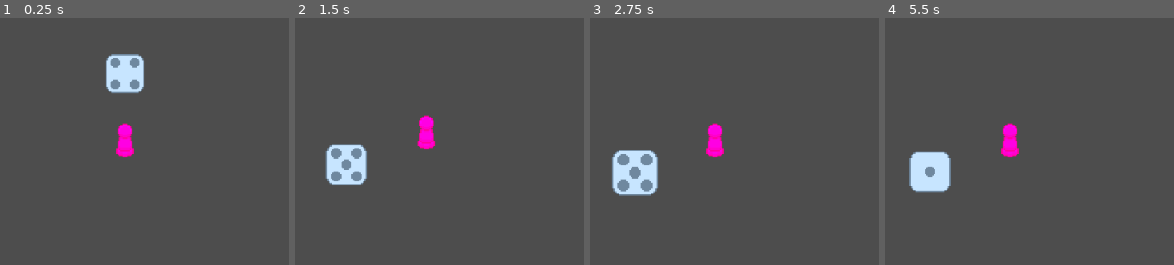
Above: before the commit, frames 1-4 (left to right).
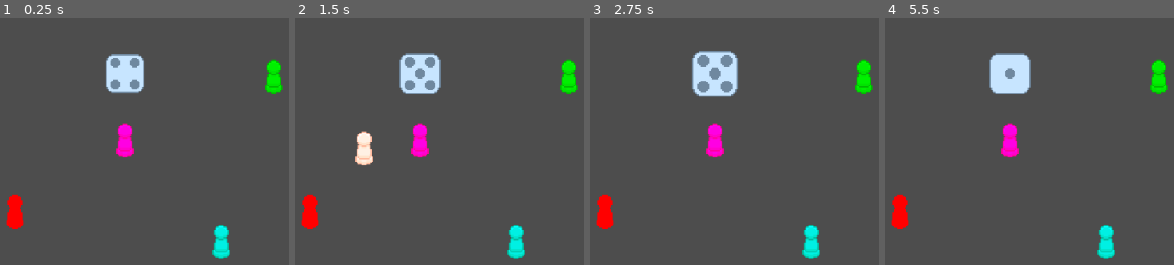
Above: after the commit, the same moments.

Repository: EnderS4m/SmorgasBoard
Game: Godot game, scene res://scenes/Main.tscn
Two runs of this game, one before a commit and one after it. Both use one fixed random seed, a clock stepped at 60 frames per second and the inputs below.
Inputs (mouse positions are in pixels of both pictures, inside the frame that each line leads up to):
- Up to frame 1 (0.25 s): no input
- Up to frame 2 (1.5 s): tap Enter at 0.5 s; drag from (419, 141) to (500, 40) at 0.52 s; drag from (outside the picture) to (442, 111) at 1.27 s
- Up to frame 3 (2.75 s): move the mouse to (795, 40) at 2.02 s; click (795, 40) at 2.1 s
- Up to frame 4 (5.5 s): drag from (968, 230) to (outside the picture) at 2.77 s; move the mouse to (outside the picture) at 3.52 s; click (outside the picture) at 3.6 s; drag from (outside the picture) to (1009, 141) at 4.27 s; move the mouse to (1049, 139) at 5.02 s; click (1049, 139) at 5.1 s

The runs differ from the first frame. In frame 1, 2.0% of the frame differs, in the area x 2-98%, y 16-98%; in frame 2, 8.0%, in the area x 2-98%, y 14-98%; in frame 3, 7.7%; in frame 4, 6.6%.

Commit message:
I am the greatest programmer to ever live
I fixed all my problems, I'm the best, I'm awesome and amazing, everyone should applaud my genius.

I fixed that issue by pretty much removing the possibility of that issue, I am pretty sure, at least. I have also made the framework for moving from tile to tile on the board, so, uh, hooray!!!!

Diff:
--- a/project.godot
+++ b/project.godot
@@ -33,6 +33,11 @@
 ]
 }
 
+[layer_names]
+
+2d_physics/layer_1="PlayerPiece"
+2d_physics/layer_2="AllowedBoardTile"
+
 [rendering]
 
 textures/canvas_textures/default_texture_filter=0
--- a/scenes/Main.tscn
+++ b/scenes/Main.tscn
@@ -1,8 +1,12 @@
-[gd_scene load_steps=4 format=3 uid="uid://dug2kgqgvg4bu"]
+[gd_scene load_steps=6 format=3 uid="uid://dug2kgqgvg4bu"]
 
 [ext_resource type="PackedScene" uid="uid://1vm1vmbay2x7" path="res://scenes/entity/player_piece.tscn" id="1_elqb8"]
 [ext_resource type="PackedScene" uid="uid://dplfoqijp7lxg" path="res://scenes/entity/dice.tscn" id="2_rvslj"]
 [ext_resource type="PackedScene" uid="uid://dhro8ynh38ub0" path="res://scenes/utility/camera_system.tscn" id="3_0bbpv"]
+[ext_resource type="Texture2D" uid="uid://bc25phqb6y322" path="res://assets/sprites/entity/placeholder_player_pawn.png" id="4_rarhs"]
+
+[sub_resource type="RectangleShape2D" id="RectangleShape2D_vcsgt"]
+size = Vector2(28, 30)
 
 [node name="Main" type="Node2D"]
 
@@ -13,5 +17,38 @@
 
 [node name="CameraSystem" parent="." instance=ExtResource("3_0bbpv")]
 
+[node name="Sprite2D" type="Sprite2D" parent="."]
+modulate = Color(0, 1, 0, 1)
+position = Vector2(119, -51)
+texture = ExtResource("4_rarhs")
+
+[node name="Area2D" type="Area2D" parent="Sprite2D"]
+collision_layer = 2
+
+[node name="CollisionShape2D" type="CollisionShape2D" parent="Sprite2D/Area2D"]
+shape = SubResource("RectangleShape2D_vcsgt")
+
+[node name="Sprite2D2" type="Sprite2D" parent="."]
+modulate = Color(0, 1, 1, 1)
+position = Vector2(77, 81)
+texture = ExtResource("4_rarhs")
+
+[node name="Area2D" type="Area2D" parent="Sprite2D2"]
+collision_layer = 2
+
+[node name="CollisionShape2D" type="CollisionShape2D" parent="Sprite2D2/Area2D"]
+shape = SubResource("RectangleShape2D_vcsgt")
+
+[node name="Sprite2D3" type="Sprite2D" parent="."]
+modulate = Color(1, 0, 0, 1)
+position = Vector2(-88, 57)
+texture = ExtResource("4_rarhs")
+
+[node name="Area2D" type="Area2D" parent="Sprite2D3"]
+collision_layer = 2
+
+[node name="CollisionShape2D" type="CollisionShape2D" parent="Sprite2D3/Area2D"]
+shape = SubResource("RectangleShape2D_vcsgt")
+
 [connection signal="dice_result" from="Dice" to="PlayerPiece" method="_on_dice_dice_result"]
 [connection signal="player_home" from="PlayerPiece" to="CameraSystem" method="_on_player_home_update"]
--- a/scenes/entity/player_piece.tscn
+++ b/scenes/entity/player_piece.tscn
@@ -11,11 +11,14 @@
 script = ExtResource("2_t2i5i")
 
 [node name="Area2D" type="Area2D" parent="."]
+collision_mask = 2
 
 [node name="CollisionShape2D" type="CollisionShape2D" parent="Area2D"]
 position = Vector2(0, 0.5)
 shape = SubResource("RectangleShape2D_t2i5i")
 
+[connection signal="area_entered" from="Area2D" to="." method="_on_area_2d_area_entered"]
+[connection signal="area_exited" from="Area2D" to="." method="_on_area_2d_area_exited"]
 [connection signal="input_event" from="Area2D" to="." method="_on_area_2d_input_event"]
 [connection signal="mouse_entered" from="Area2D" to="." method="_on_area_2d_mouse_entered"]
 [connection signal="mouse_exited" from="Area2D" to="." method="_on_area_2d_mouse_exited"]
--- a/scripts/entity/player_piece.gd
+++ b/scripts/entity/player_piece.gd
@@ -7,6 +7,9 @@
 
 var mouseHovered: bool = false
 var selected: bool = false
+var onLegalTile: bool = false
+
+var touchingArea2D: Area2D
 
 var baseScale: Vector2
 var hoverScaleFactor: float = 1.25
@@ -26,19 +29,14 @@
 	else:
 		scale = (baseScale / 2) + (scale / 2)
 
-
 	handleDraggingSprite(0.1)
 
 # For dragging the sprite around
-#func _on_area_2d_input_event(_viewport, event, _shape_idx):
-	#if event is InputEventMouseButton and event.button_index == MOUSE_BUTTON_LEFT:
-	#if Input.is_action_just_pressed("Left Click"):
-		#selected = true
-	#elif Input.is_action_just_released("Left Click"):
-		#selected = false
-		#homePos = get_global_mouse_position()
-		#player_home.emit(homePos)
-	#pass
+func _on_area_2d_input_event(_viewport, event, _shape_idx):
+	if event is InputEventMouseButton and event.button_index == MOUSE_BUTTON_LEFT:
+		if Input.is_action_just_pressed("Left Click"):
+			selected = not selected
+	pass
 
 # The result that the dice object gives
 # Probably important to know tbh...
@@ -54,20 +52,20 @@
 
 # Handles all the logic for dragging the player piece around
 func handleDraggingSprite(speed: Variant):
-
-	# FIXME: Releasing left click doesn't always update everything.
-	# Likely because sometimes when the mouse is released, the Area2D isn't
-	# currently on the mouse cursor that frame
-	if Input.is_action_just_pressed("Left Click") and mouseHovered:
-		selected = true
-	if Input.is_action_just_released("Left Click") and mouseHovered:
-		selected = false
-		homePos = get_global_mouse_position()
-		player_home.emit(homePos)
-
 	# Dragging the sprite around
-	if Input.is_mouse_button_pressed(MOUSE_BUTTON_LEFT) and selected:
+	if selected:
 		position = get_global_mouse_position()
 	else:
+		if onLegalTile:
+			homePos = touchingArea2D.global_position
+			player_home.emit(homePos)
 		# This forces the peice to return to its home position
 		position = lerp(position,homePos,speed)
+
+func _on_area_2d_area_entered(area):
+	onLegalTile = true
+	touchingArea2D = area
+
+func _on_area_2d_area_exited(_area):
+	onLegalTile = false
+	touchingArea2D = null
--- a/scripts/utility/camera_system.gd
+++ b/scripts/utility/camera_system.gd
@@ -1,4 +1,5 @@
 extends Camera2D
+signal camModeSignal(mode: int)
 
 enum camModes {
 	PLAYERCAM,
@@ -10,6 +11,7 @@
 # Called when the node enters the scene tree for the first time.
 func _ready():
 	activeCamMode = camModes.PLAYERCAM
+	camModeSignal.emit(activeCamMode)
 
 # Called every frame. 'delta' is the elapsed time since the previous frame.
 func _process(_delta):
